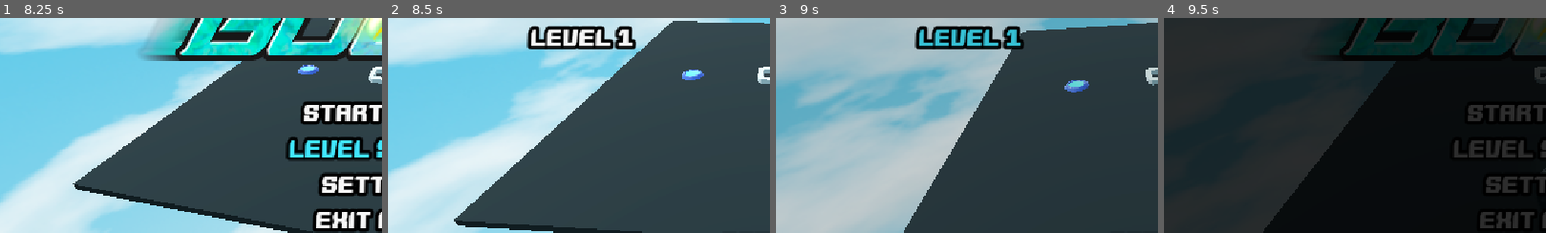
Above: before the commit, frames 1-4 (left to right).
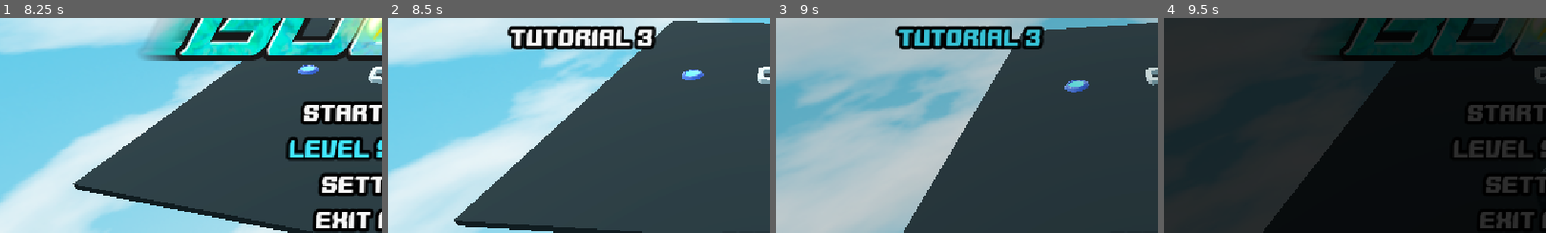
Above: after the commit, the same moments.

Repository: ddon-dev/tiki-boost
Game: Godot game, scene res://scenes/ui/menus/SplashScreen.tscn
Same seed, same stepped clock (60 frames per second), same inputs: the game is played once before the commit and once after it. Sound files missing from this copy of the repository are replaced by a short silence.
Inputs (mouse positions are % of the whole screen's width and height, from its top left):
- Up to frame 1 (8.25 s): tap Enter at 0.5, 2 s; move the mouse to (45, 70) at 0.52 s; hold W (forward) 0.53-2.03 s; tap F at 0.6, 2.1, 3.6, 6.6, 8.1 s; click (45, 70) at 0.77 s; tap Space at 1.25, 1.35, 2.85, 5.85, 7.35 s; move the mouse to (80, 65) at 1.27 s; click (80, 65) at 1.52 s; move the mouse to (20, 35) at 2.02 s; hold A (left) 2.03-3.53 s; move the mouse to (55, 50) at 2.77 s; click (55, 50) at 3.02 s; move the mouse to (35, 25) at 3.52 s; hold S (backward) 3.53-4.25 s; click (35, 25) at 3.77 s; click "Start Game" at 4.25 s; click "Start Game" at 5 s; move the mouse to (72, 45) at 5.77 s; hold D (right) 5.78-6.53 s; click (72, 45) at 6.02 s; move the mouse to (30, 55) at 6.52 s; hold W (forward) 6.53-7.28 s; move the mouse to (60, 28) at 7.27 s; hold D (right) from 7.28 s (still down); click (60, 28) at 7.52 s; move the mouse to (45, 70) at 8.02 s
- Up to frame 2 (8.5 s): keep holding D (right); click (45, 70) at 8.27 s
- Up to frame 3 (9 s): release D (right) at 8.75 s; click (25, 41) at 8.75 s, where only the run before the commit has a clickable "Level 1"
- Up to frame 4 (9.5 s): no input
The pictures show only the part of the screen within x 0-50%, y 37-87%; the shares and areas given below are measured in that part.

Frame 1 is identical in both runs. In frame 2, 3.2% of the frame differs, in the area x 31-71%, y 3-15%; in frame 3, 3.1%; in frame 4, nothing differs.

Commit message:
Re-Enabled 'Is Tutorial' on the level_03 resource file.

Diff:
--- a/scripts/levels/resources/level_03.tres
+++ b/scripts/levels/resources/level_03.tres
@@ -5,4 +5,5 @@
 [resource]
 script = ExtResource("1_w7mif")
 level_path = "uid://c4lehq0yxrjve"
+is_tutorial = true
 metadata/_custom_type_script = "uid://b07ncf70dsirm"
